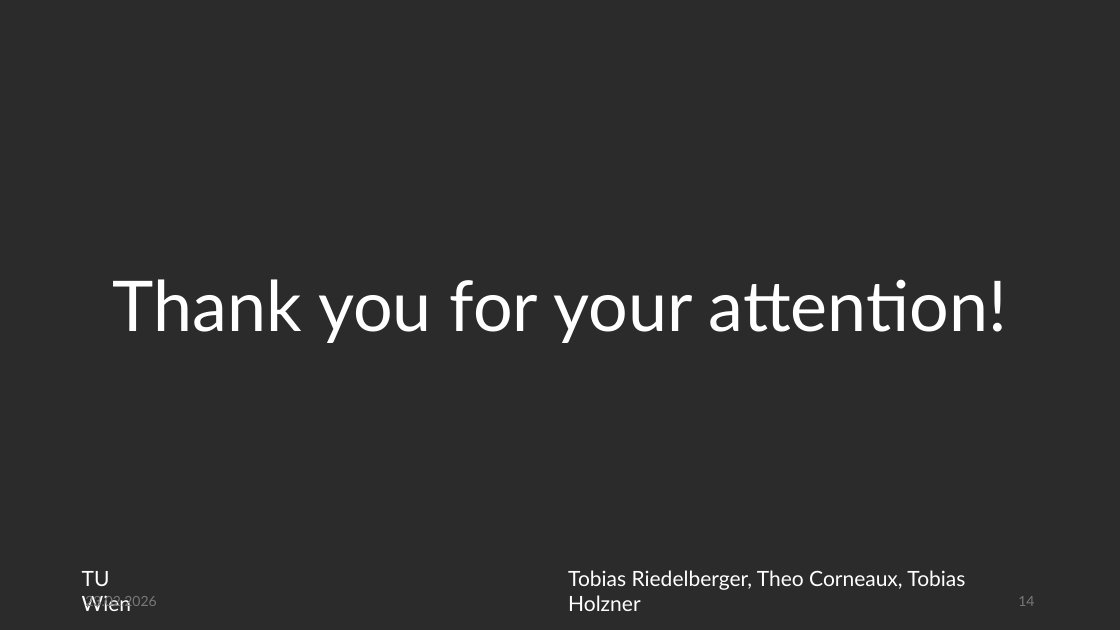
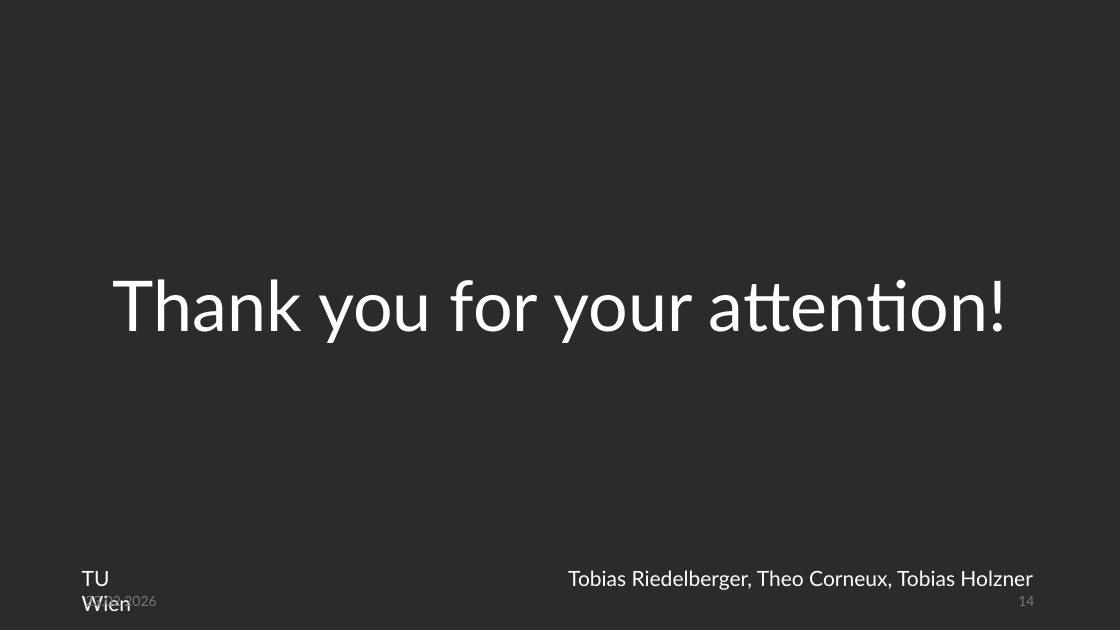
Before and after one commit to e12413440/micropython-hands-on-course, a slide deck: slide 14 of report/Präsentation_final.pptx. Drawn at 1120x630 pixels with LibreOffice and Linux fonts; fonts in the diff are those of the drawing; background and template pictures are left out; a plain dark background stands for a picture behind light text. Boxes give left, top, right and bottom in pixels: in the first picture for what was removed or moved away, otherwise in the second. Text is boxed around its words. In the diff, an @@ line names an element or a change of style, - is before the commit and + after.

```diff
--- a/report/Präsentation_final.pptx
+++ b/report/Präsentation_final.pptx
@@ text at bbox=[568, 570, 1032, 590]: text changed @@
-Tobias Riedelberger, Theo Corneaux, Tobias Holzner
+Tobias Riedelberger, Theo Corneux, Tobias Holzner
```
Also in this commit, not shown: 5 other slides changed, 1 other file.
